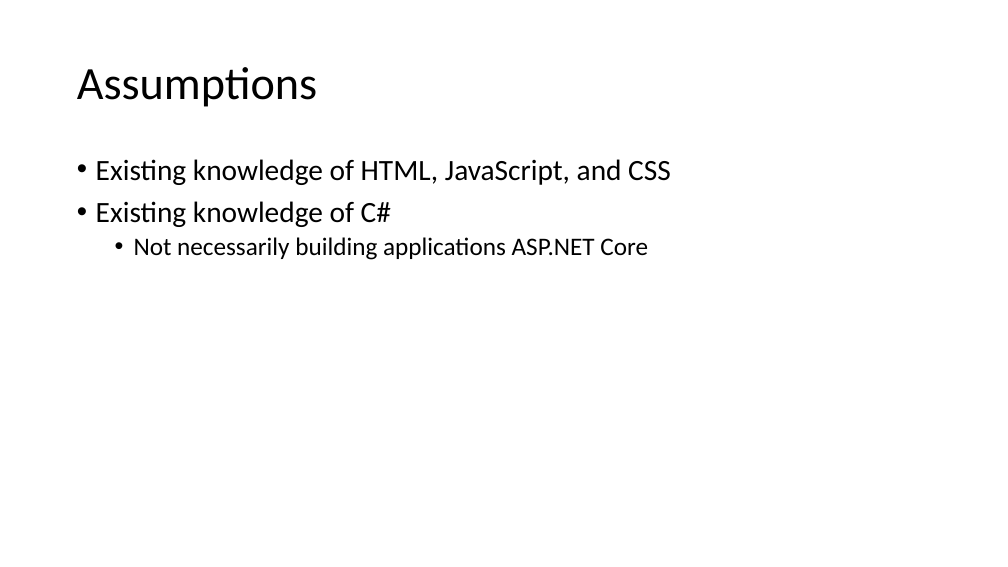
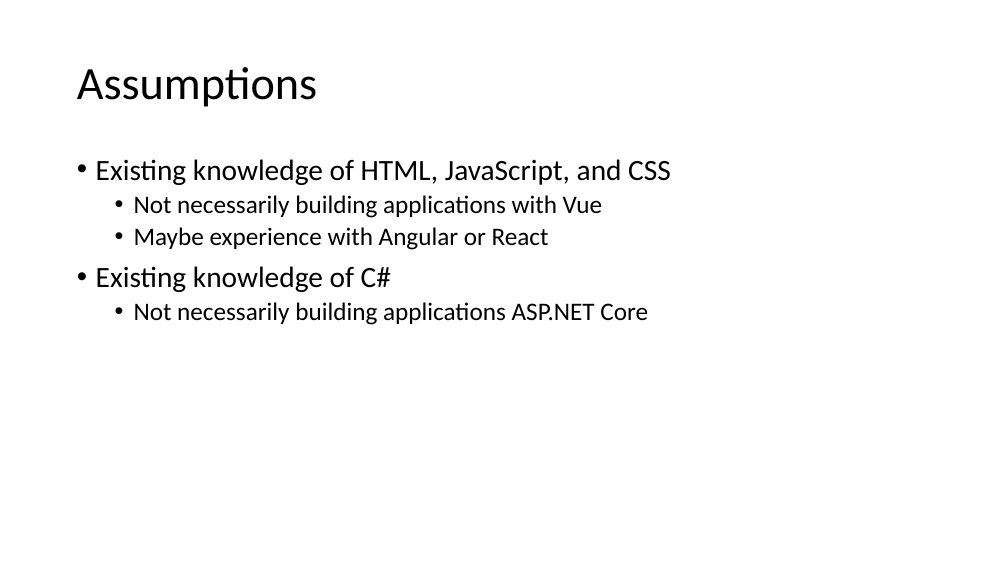
Before and after one commit to 1kevgriff/Workshop-SPA-with-ASPNETCORE-VueJS, a slide deck: slide 6 of Slides/1_Welcome.pptx (slide 5 before the commit). Drawn at 1008x567 pixels with LibreOffice and Linux fonts; fonts in the diff are those of the drawing. Boxes give left, top, right and bottom in pixels: in the first picture for what was removed or moved away, otherwise in the second. Text is boxed around its words. In the diff, an @@ line names an element or a change of style, - is before the commit and + after.

```diff
--- a/Slides/1_Welcome.pptx
+++ b/Slides/1_Welcome.pptx
@@ text at (134, 195, 602, 250): paragraphs added @@
+  • Not necessarily building applications with Vue
+  • Maybe experience with Angular or React
```
Also in this commit, not shown: 6 slides added, 2 slides removed, 12 other files.
